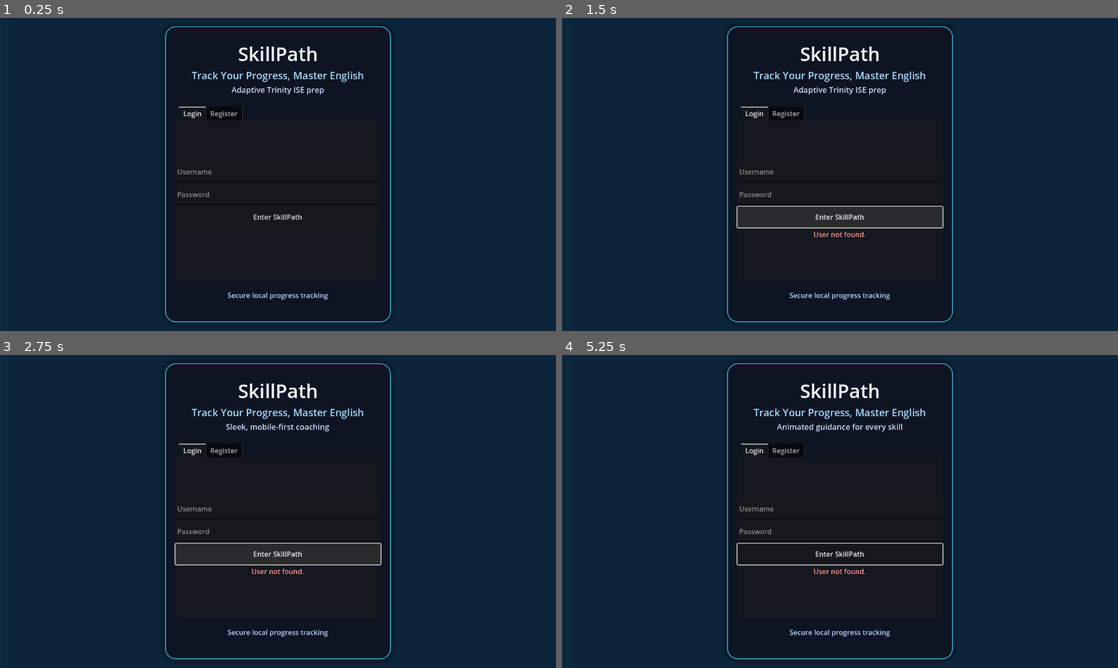
Above: before the commit, frames 1-4 (two rows, left to right).
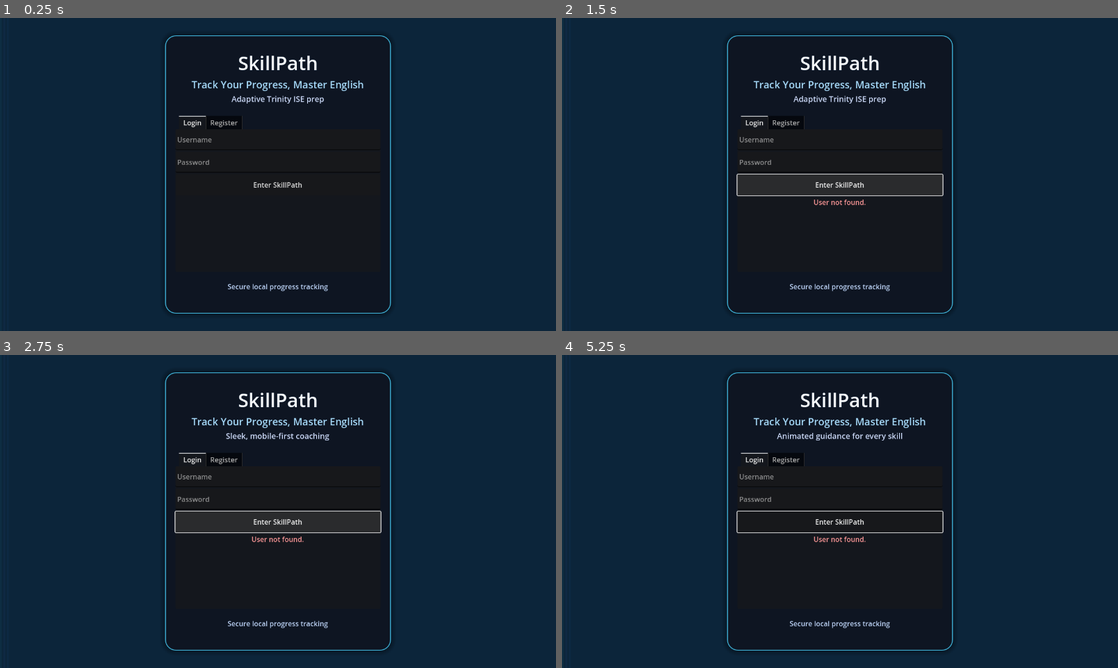
Above: after the commit, the same moments.

Repository: TheLibraryWindow/TheLibraryWindow.github.io
Game: Godot game, scene res://Scenes/LoginMenu.tscn
Two runs of this game, one before a commit and one after it. Both use one fixed random seed, a clock stepped at 60 frames per second and the inputs below.
Inputs (mouse positions are in pixels of both pictures, inside the frame that each line leads up to):
- Up to frame 1 (0.25 s): no input
- Up to frame 2 (1.5 s): click "Enter SkillPath" at 0.5 s; click "Enter SkillPath" at 1.25 s
- Up to frame 3 (2.75 s): click "Enter SkillPath" at 2 s
- Up to frame 4 (5.25 s): move the mouse to (962, 495) at 2.77 s; click (962, 495) at 2.92 s; tap Enter at 3.5, 5 s; drag from (728, 527) to (812, 574) at 3.52 s; tap Space at 4.25 s; move the mouse to (895, 442) at 4.27 s; click (895, 442) at 4.42 s; drag from (812, 574) to (673, 464) at 5.02 s

The runs differ from the first frame. In frame 1, 3.1% of the frame differs, in the area x 29-71%, y 2-98%; in frame 2, 3.9%; in frame 3, 3.9%; in frame 4, 3.8%.

Commit message:
Fix: Adjust login and register tab alignment
Co-authored-by: thelibrarywindow <thelibrarywindow@proton.me>

Diff:
--- a/Scenes/LoginMenu.tscn
+++ b/Scenes/LoginMenu.tscn
@@ -112,16 +112,14 @@
 horizontal_alignment = 1
 
 [node name="TabContainer" type="TabContainer" parent="Layout/Panel/VBox"]
-custom_minimum_size = Vector2(0, 400)
 layout_mode = 2
 size_flags_vertical = 3
 current_tab = 0
 
 [node name="Login" type="VBoxContainer" parent="Layout/Panel/VBox/TabContainer"]
-custom_minimum_size = Vector2(0, 360)
 layout_mode = 2
 size_flags_vertical = 3
-alignment = 1
+alignment = 0
 metadata/_tab_index = 0
 
 [node name="LoginUser" type="LineEdit" parent="Layout/Panel/VBox/TabContainer/Login"]
@@ -145,10 +143,9 @@
 
 [node name="Register" type="VBoxContainer" parent="Layout/Panel/VBox/TabContainer"]
 visible = false
-custom_minimum_size = Vector2(0, 360)
 layout_mode = 2
 size_flags_vertical = 3
-alignment = 1
+alignment = 0
 metadata/_tab_index = 1
 
 [node name="RegisterUser" type="LineEdit" parent="Layout/Panel/VBox/TabContainer/Register"]
